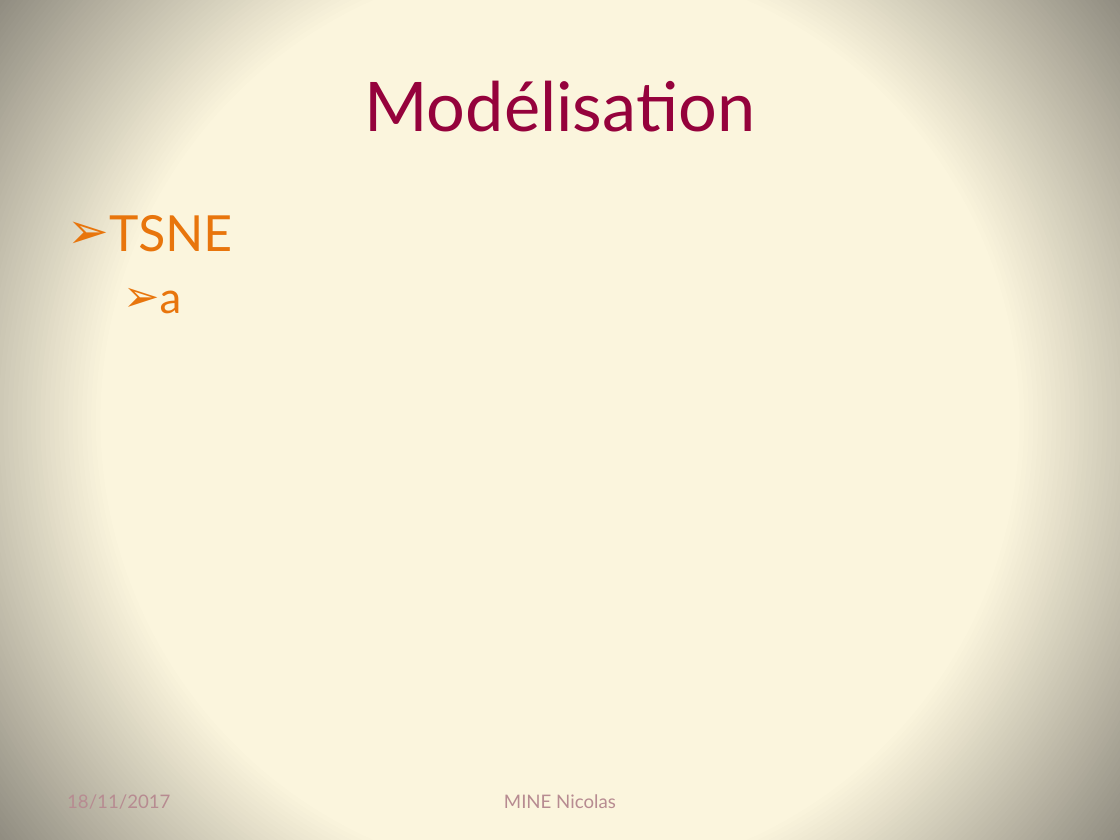
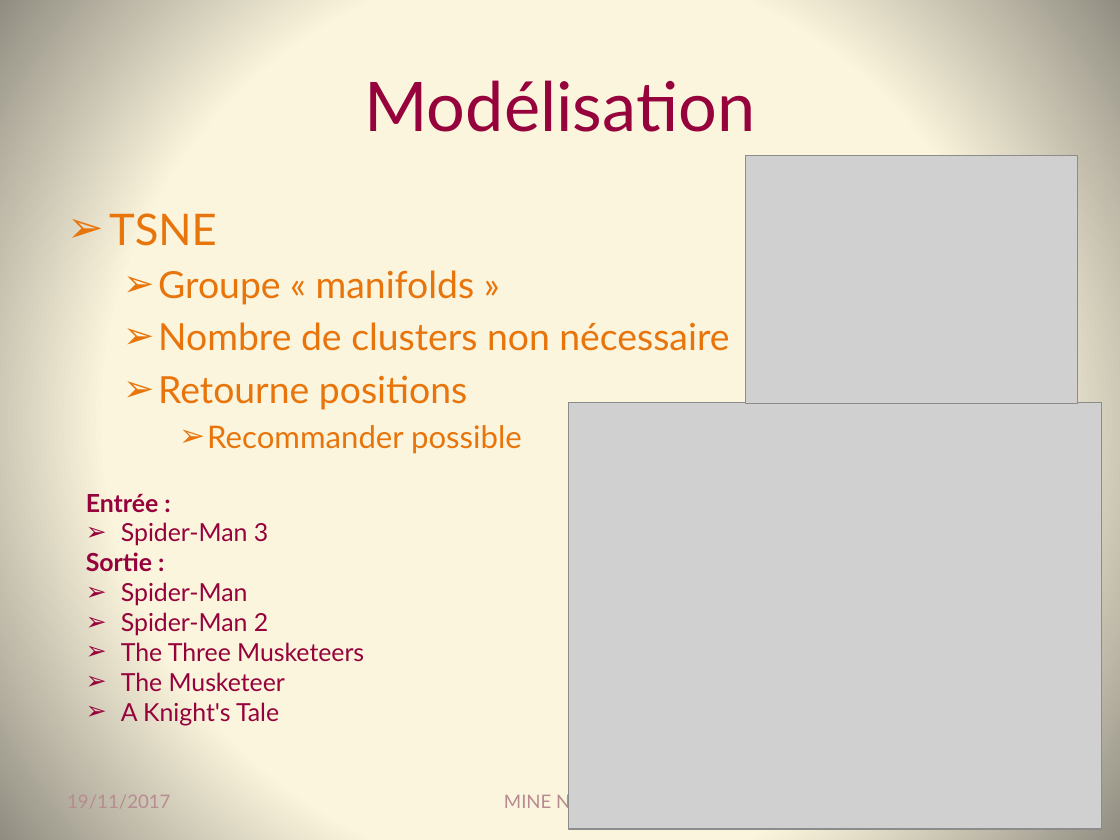
Before and after one commit to Coni63/OC_DS, a slide deck: slide 13 of Projet 3 - recomm. de films/Presentation-projet_3.pptx (slide 10 before the commit). Drawn at 1120x840 pixels with LibreOffice and Linux fonts; fonts in the diff are those of the drawing; grey boxes stand for pictures. Boxes give left, top, right and bottom in pixels: in the first picture for what was removed or moved away, otherwise in the second. Text is boxed around its words. In the diff, an @@ line names an element or a change of style, - is before the commit and + after.

```diff
--- a/Projet 3 - recomm. de films/Presentation-projet_3.pptx
+++ b/Projet 3 - recomm. de films/Presentation-projet_3.pptx
@@ picture added at (745, 156, 1076, 404) @@
@@ text at (109, 213, 216, 246): size 32 to 28 pt in "TSNE" @@
@@ text at (158, 270, 729, 453): text changed; size 28 to 24 pt @@
-  ➢ a
+  ➢ Groupe « manifolds »
+  ➢ Nombre de clusters non nécessaire
+  ➢ Retourne positions
+    ➢ Recommander possible
@@ picture added at (569, 402, 1102, 829) @@
@@ text added at (86, 493, 364, 725), 16 pt, text #95023C @@
+Entrée :
+➢ Spider-Man 3
+Sortie :
+➢ Spider-Man
+➢ Spider-Man 2
+➢ The Three Musketeers
+➢ The Musketeer
+➢ A Knight's Tale
@@ text at (67, 795, 170, 808): text changed @@
-18/11/2017
+19/11/2017
```
Also in this commit, not shown: 4 other slides changed, 7 slides added, 13 other files.
